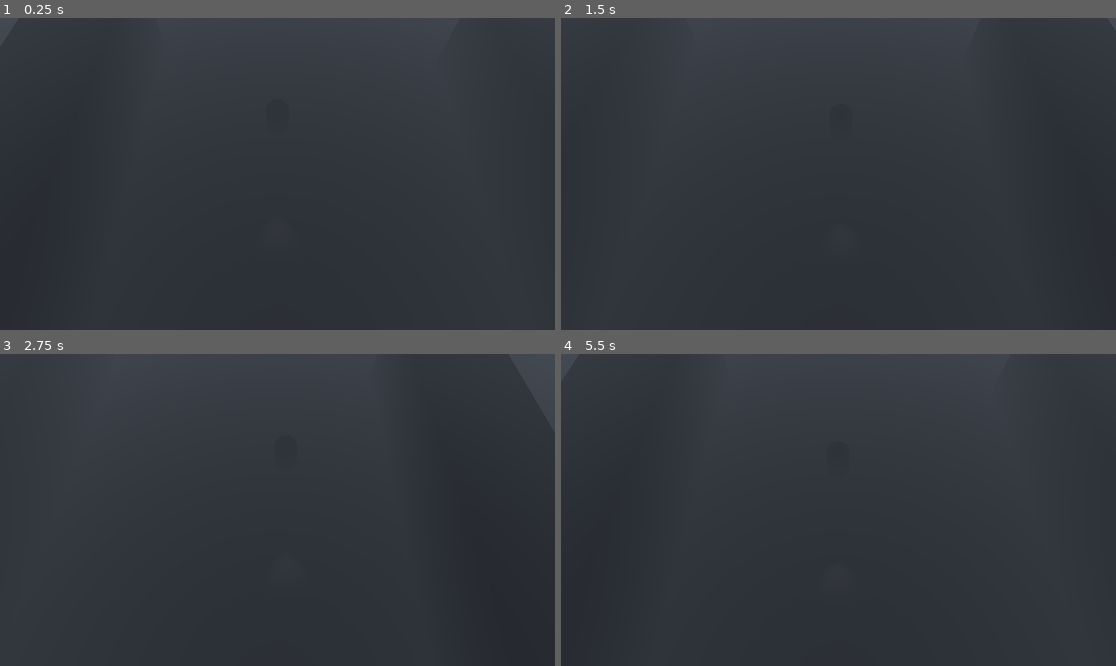
Above: before the commit, frames 1-4 (two rows, left to right).
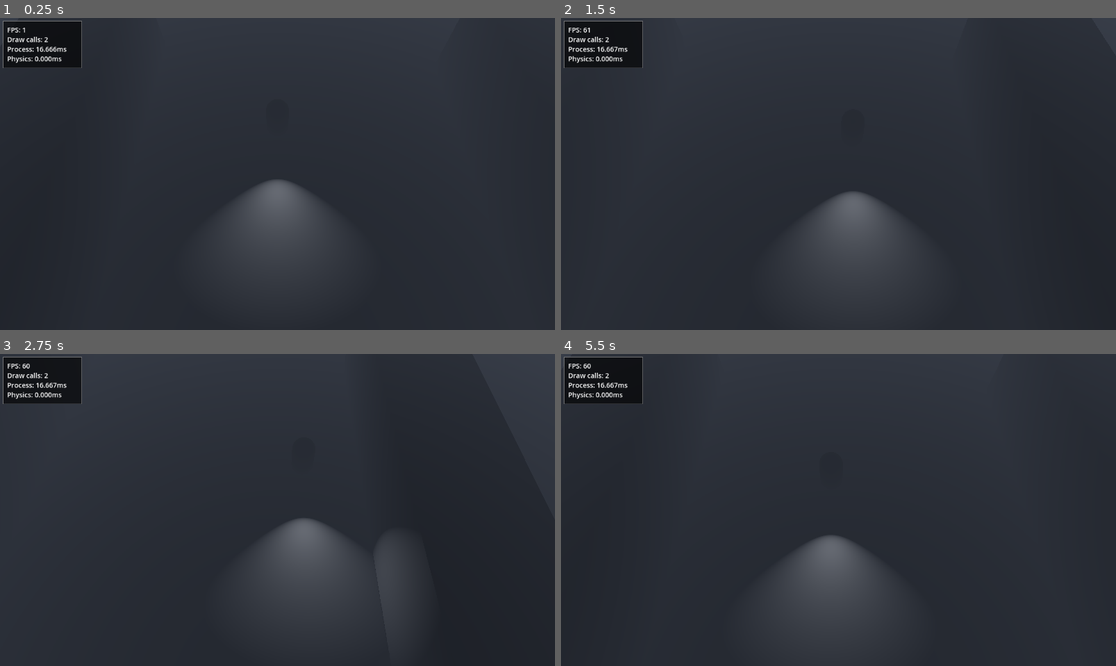
Above: after the commit, the same moments.

Repository: whattheheckman/cppHalloweenJam
Game: Godot game, scene res://test.tscn
Two runs of this game, one before a commit and one after it. Both use one fixed random seed, a clock stepped at 60 frames per second and the inputs below. A sky picture missing from this copy of the repository is replaced by a grey-blue gradient.
Inputs:
- Up to frame 1 (0.25 s): no input
- Up to frame 2 (1.5 s): tap Enter at 0.5 s; hold D (right) 0.53-1.28 s; tap Space at 1.25 s; hold S (back) from 1.28 s (still down)
- Up to frame 3 (2.75 s): release S (back) at 2.03 s; hold D (right) from 2.03 s (still down)
- Up to frame 4 (5.5 s): release D (right) at 2.78 s; hold W (forward) 2.78-3.53 s; hold A (left) 3.53-5.03 s; tap Enter at 5 s; hold S (back) from 5.03 s (still down)

The runs differ from the first frame. In frame 1, 3.9% of the frame differs, in the area x 0-57%, y 0-72%; in frame 2, 4.1%; in frame 3, 3.9%; in frame 4, 4.2%, in the area x 0-55%, y 0-81%.

Commit message:
add collision to test + update defaults for player&camera

Diff:
--- a/entities/camera/camera.tscn
+++ b/entities/camera/camera.tscn
@@ -7,7 +7,7 @@
 script = ExtResource("1_mei61")
 
 [node name="CameraTransform" type="Marker3D" parent="."]
-transform = Transform3D(1, 0, 0, 0, -2.98023e-08, 1, 0, -1, -2.98023e-08, 0, 22.1265, 14.9087)
+transform = Transform3D(1, 0, 0, 0, -2.98023e-08, 1, 0, -1, -2.98023e-08, 0, 15, 2)
 
 [node name="Camera3D" type="Camera3D" parent="CameraTransform"]
 transform = Transform3D(1, 0, 0, 0, 1, -2.98023e-08, 0, 2.98023e-08, 1, 0, 0, 0)
--- a/entities/player/scripts/player_base.gd
+++ b/entities/player/scripts/player_base.gd
@@ -1,6 +1,6 @@
 extends CharacterBody3D
 
-@export var speed := 2.5
+@export var speed := 4
 @export var gravity := 9.8
 @export var rotation_speed := 4.0
 
--- a/test.tscn
+++ b/test.tscn
@@ -1,11 +1,18 @@
-[gd_scene load_steps=11 format=3 uid="uid://cd5kr3j00jf78"]
+[gd_scene load_steps=14 format=3 uid="uid://cd5kr3j00jf78"]
 
 [ext_resource type="Texture2D" uid="uid://dh2vit06ecncp" path="res://dikhololo_night_4k.exr" id="1_tpfhn"]
 [ext_resource type="PackedScene" uid="uid://biillbeb4kswf" path="res://entities/player/player.tscn" id="2_gtc0b"]
 [ext_resource type="PackedScene" uid="uid://ywurypct7of7" path="res://entities/camera/camera.tscn" id="3_c014t"]
+[ext_resource type="PackedScene" path="res://ui/debug/performance_metrics.tscn" id="4_io8gf"]
 
 [sub_resource type="BoxMesh" id="BoxMesh_bljoq"]
 size = Vector3(2.351, 8.828, 1.872)
+
+[sub_resource type="ConcavePolygonShape3D" id="ConcavePolygonShape3D_mfa1l"]
+data = PackedVector3Array(-1.1755, 4.414, 0.936, 1.1755, 4.414, 0.936, -1.1755, -4.414, 0.936, 1.1755, 4.414, 0.936, 1.1755, -4.414, 0.936, -1.1755, -4.414, 0.936, 1.1755, 4.414, -0.936, -1.1755, 4.414, -0.936, 1.1755, -4.414, -0.936, -1.1755, 4.414, -0.936, -1.1755, -4.414, -0.936, 1.1755, -4.414, -0.936, 1.1755, 4.414, 0.936, 1.1755, 4.414, -0.936, 1.1755, -4.414, 0.936, 1.1755, 4.414, -0.936, 1.1755, -4.414, -0.936, 1.1755, -4.414, 0.936, -1.1755, 4.414, -0.936, -1.1755, 4.414, 0.936, -1.1755, -4.414, -0.936, -1.1755, 4.414, 0.936, -1.1755, -4.414, 0.936, -1.1755, -4.414, -0.936, 1.1755, 4.414, 0.936, -1.1755, 4.414, 0.936, 1.1755, 4.414, -0.936, -1.1755, 4.414, 0.936, -1.1755, 4.414, -0.936, 1.1755, 4.414, -0.936, -1.1755, -4.414, 0.936, 1.1755, -4.414, 0.936, -1.1755, -4.414, -0.936, 1.1755, -4.414, 0.936, 1.1755, -4.414, -0.936, -1.1755, -4.414, -0.936)
+
+[sub_resource type="ConcavePolygonShape3D" id="ConcavePolygonShape3D_nivmy"]
+data = PackedVector3Array(-1.1755, 4.414, 0.936, 1.1755, 4.414, 0.936, -1.1755, -4.414, 0.936, 1.1755, 4.414, 0.936, 1.1755, -4.414, 0.936, -1.1755, -4.414, 0.936, 1.1755, 4.414, -0.936, -1.1755, 4.414, -0.936, 1.1755, -4.414, -0.936, -1.1755, 4.414, -0.936, -1.1755, -4.414, -0.936, 1.1755, -4.414, -0.936, 1.1755, 4.414, 0.936, 1.1755, 4.414, -0.936, 1.1755, -4.414, 0.936, 1.1755, 4.414, -0.936, 1.1755, -4.414, -0.936, 1.1755, -4.414, 0.936, -1.1755, 4.414, -0.936, -1.1755, 4.414, 0.936, -1.1755, -4.414, -0.936, -1.1755, 4.414, 0.936, -1.1755, -4.414, 0.936, -1.1755, -4.414, -0.936, 1.1755, 4.414, 0.936, -1.1755, 4.414, 0.936, 1.1755, 4.414, -0.936, -1.1755, 4.414, 0.936, -1.1755, 4.414, -0.936, 1.1755, 4.414, -0.936, -1.1755, -4.414, 0.936, 1.1755, -4.414, 0.936, -1.1755, -4.414, -0.936, 1.1755, -4.414, 0.936, 1.1755, -4.414, -0.936, -1.1755, -4.414, -0.936)
 
 [sub_resource type="PlaneMesh" id="PlaneMesh_cw8ws"]
 size = Vector2(100, 100)
@@ -36,8 +43,9 @@
 glow_strength = 0.81
 glow_bloom = 0.12
 fog_enabled = true
-fog_light_energy = 0.65
-fog_density = 0.0143
+fog_light_color = Color(0.403922, 0.435294, 0.498039, 1)
+fog_light_energy = 0.57
+fog_density = 0.022
 volumetric_fog_density = 0.0189
 volumetric_fog_emission_energy = 0.0
 volumetric_fog_gi_inject = 0.65
@@ -55,10 +63,20 @@
 gi_mode = 2
 mesh = SubResource("BoxMesh_bljoq")
 
+[node name="StaticBody3d" type="StaticBody3D" parent="world/MeshInstance3d"]
+
+[node name="CollisionShape3d" type="CollisionShape3D" parent="world/MeshInstance3d/StaticBody3d"]
+shape = SubResource("ConcavePolygonShape3D_mfa1l")
+
 [node name="MeshInstance3d2" type="MeshInstance3D" parent="world"]
 transform = Transform3D(1.61409, 0, 0, 0, 0.72604, 0, 0, 0, 8.93448, -21.236, 1.08132, 2.19725)
 gi_mode = 2
 mesh = SubResource("BoxMesh_bljoq")
+
+[node name="StaticBody3d" type="StaticBody3D" parent="world/MeshInstance3d2"]
+
+[node name="CollisionShape3d" type="CollisionShape3D" parent="world/MeshInstance3d2/StaticBody3d"]
+shape = SubResource("ConcavePolygonShape3D_nivmy")
 
 [node name="MeshInstance3D" type="MeshInstance3D" parent="world"]
 mesh = SubResource("PlaneMesh_cw8ws")
@@ -68,12 +86,12 @@
 [node name="CollisionShape3D" type="CollisionShape3D" parent="world/MeshInstance3D/StaticBody3D"]
 shape = SubResource("ConcavePolygonShape3D_ijlis")
 
+[node name="WorldEnvironment" type="WorldEnvironment" parent="world"]
+environment = SubResource("Environment_y0ofy")
+camera_attributes = SubResource("CameraAttributesPhysical_mbmjt")
+
 [node name="enviroments" type="Node3D" parent="."]
 transform = Transform3D(1, 0, 0, 0, 1, 0, 0, 0, 1, 12.8252, 0, 0)
-
-[node name="WorldEnvironment" type="WorldEnvironment" parent="enviroments"]
-environment = SubResource("Environment_y0ofy")
-camera_attributes = SubResource("CameraAttributesPhysical_mbmjt")
 
 [node name="lights" type="Node3D" parent="."]
 transform = Transform3D(1, 0, 0, 0, 1, 0, 0, 0, 1, 12.8252, 0, 0)
@@ -106,11 +124,17 @@
 [node name="Player" parent="." instance=ExtResource("2_gtc0b")]
 transform = Transform3D(1, 0, 0, 0, 1, 0, 0, 0, 1, -0.141961, 0, 0)
 
+[node name="SpotLight3D" parent="Player" index="2"]
+shadow_enabled = true
+spot_range = 8.0767
+spot_angle = 51.5985
+
 [node name="Camera" parent="." node_paths=PackedStringArray("_player") instance=ExtResource("3_c014t")]
 transform = Transform3D(1, 0, 0, 0, 0.866025, -0.5, 0, 0.5, 0.866025, -0.141961, 0, 0)
+smothiness = 0.05
 _player = NodePath("../Player")
 
-[node name="CameraTransform" parent="Camera" index="0"]
-transform = Transform3D(1, 0, 0, 0, -2.98023e-08, 1, 0, -1, -2.98023e-08, 0, 15, 2)
+[node name="PerformanceMetrics" parent="Camera" instance=ExtResource("4_io8gf")]
 
+[editable path="Player"]
 [editable path="Camera"]
